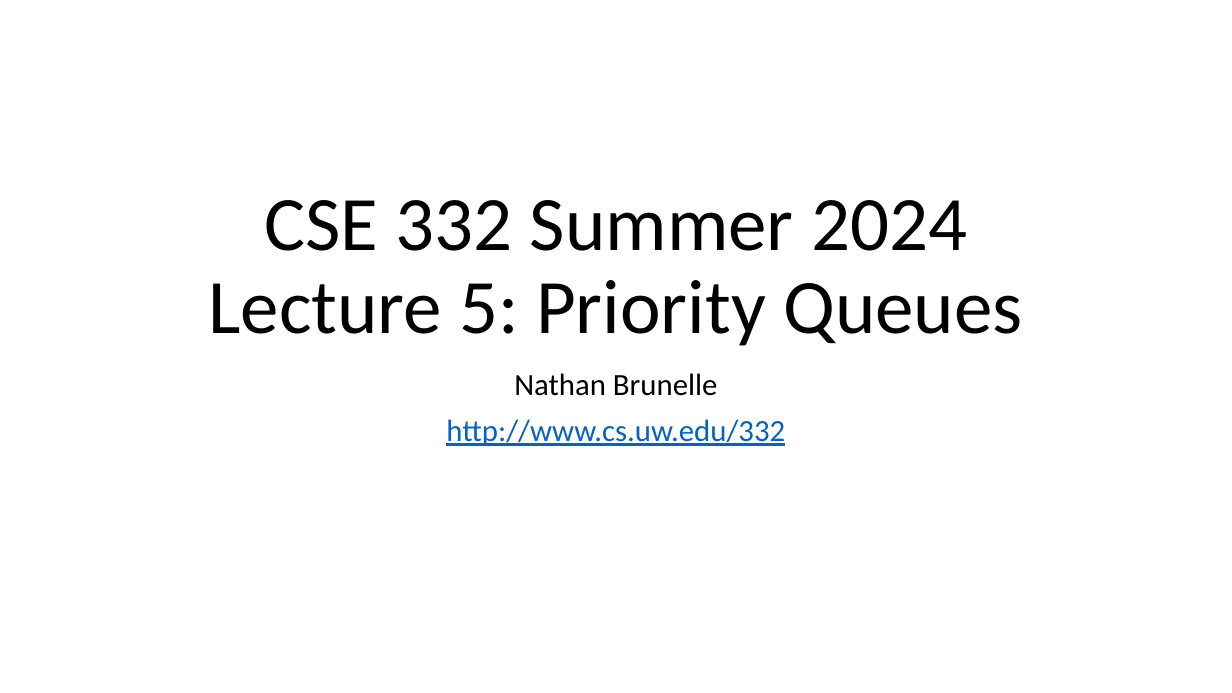
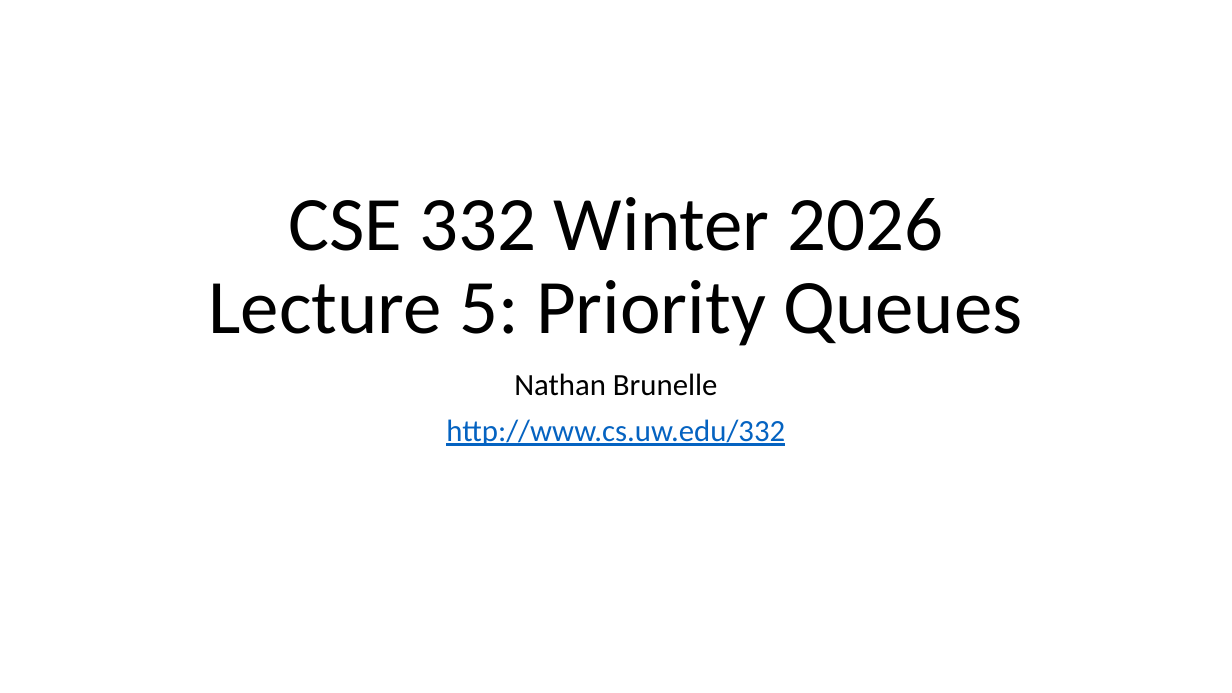
Before and after one commit to natebrunelle/cse332, a slide deck: slide 1 of markdown/files/slides/lecture5_pqs.pptx. Drawn at 1232x693 pixels with LibreOffice and Linux fonts; fonts in the diff are those of the drawing. Boxes give left, top, right and bottom in pixels: in the first picture for what was removed or moved away, otherwise in the second. Text is boxed around its words. In the diff, an @@ line names an element or a change of style, - is before the commit and + after.

```diff
--- a/markdown/files/slides/lecture5_pqs.pptx
+++ b/markdown/files/slides/lecture5_pqs.pptx
@@ title at [208,197,1022,346]: text changed @@
-CSE 332 Summer 2024
-Lecture 5: Priority Queues
+CSE 332 Winter 2026
+Lecture 5: Priority Queues
```
Also in this commit, not shown: 17 other slides changed, 4 slides removed, 9 other files.
